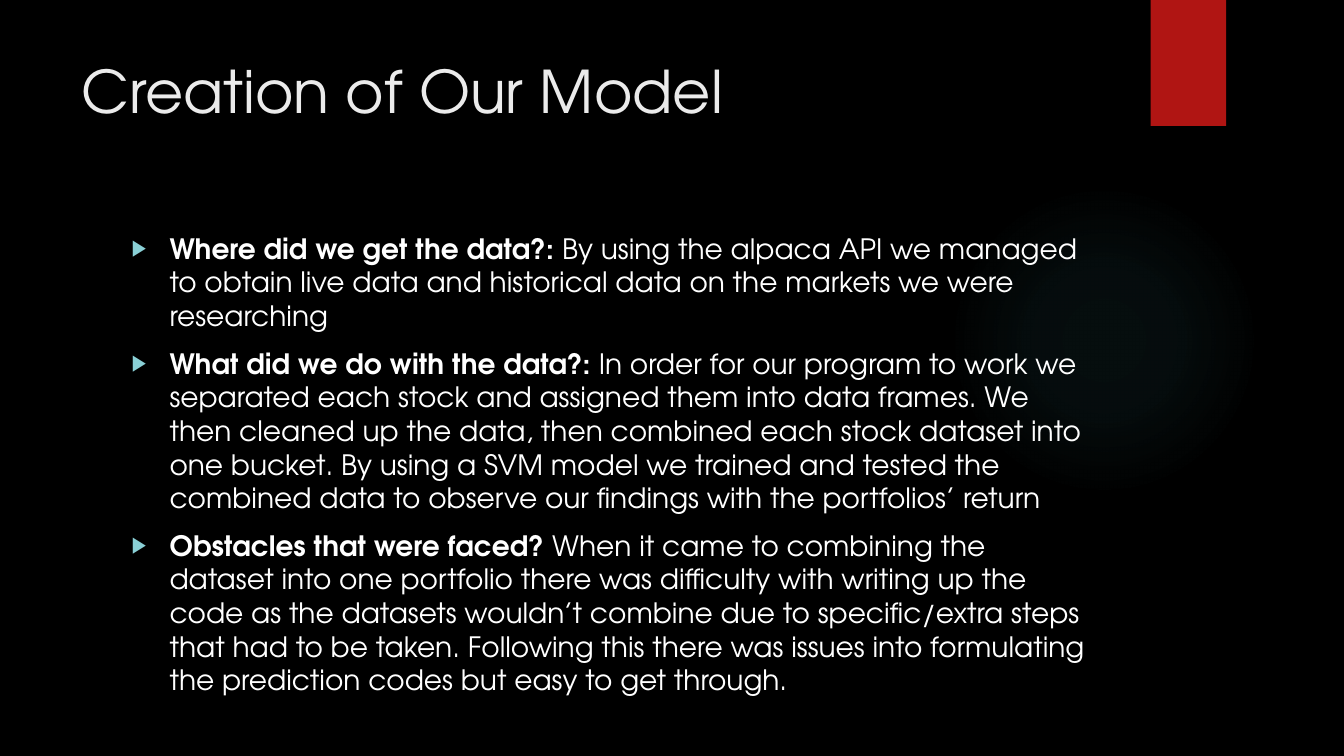
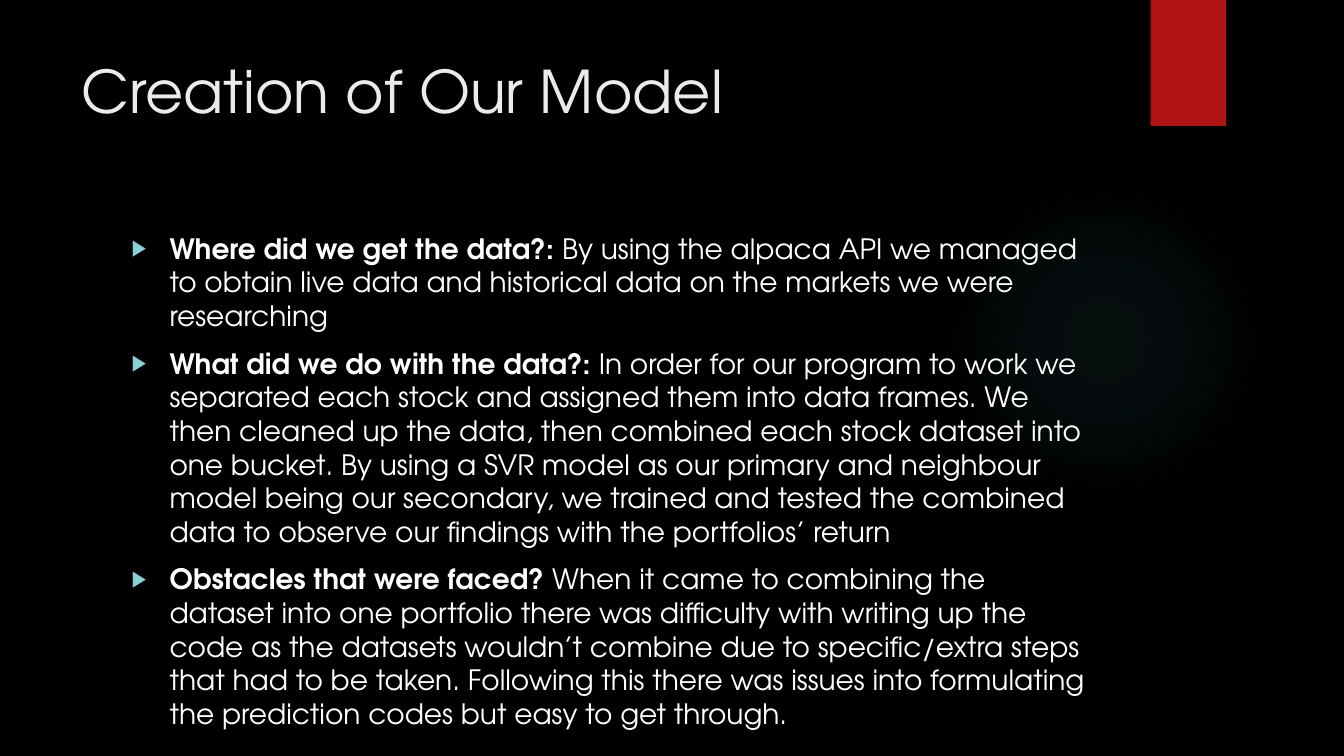
Before and after one commit to Damien-Nguyen/Analysis-of-Optimal-Investment-Portfolio, a slide deck: slide 4 of Stock Price Predictions & Analysis.pptx. Drawn at 1344x756 pixels with LibreOffice and Linux fonts; fonts in the diff are those of the drawing; background and template pictures are left out. Boxes give left, top, right and bottom in pixels: in the first picture for what was removed or moved away, otherwise in the second. Text is boxed around its words. In the diff, an @@ line names an element or a change of style, - is before the commit and + after.

```diff
--- a/Stock Price Predictions & Analysis.pptx
+++ b/Stock Price Predictions & Analysis.pptx
@@ text at [170, 352, 1081, 548]: text changed @@
-▶ What did we do with the data?: In order for our program to work we separated each stock and assigned them into data frames. We then cleaned up the data, then combined each stock dataset into one bucket. By using a SVM model we trained and tested the combined data to observe our findings with the portfolios’ return
+▶ What did we do with the data?: In order for our program to work we separated each stock and assigned them into data frames. We then cleaned up the data, then combined each stock dataset into one bucket. By using a SVR model as our primary and neighbour model being our secondary, we trained and tested the combined data to observe our findings with the portfolios’ return
```
Also in this commit, not shown: 3 other slides changed, 1 slide added, 1 slide removed.
